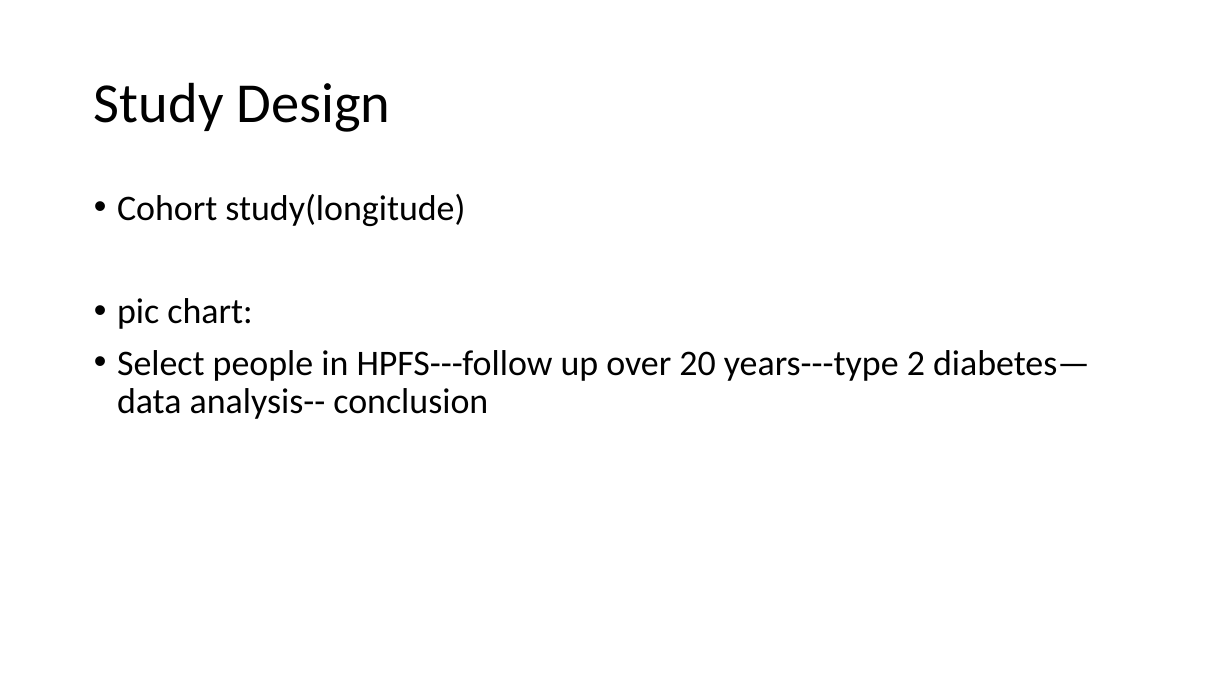
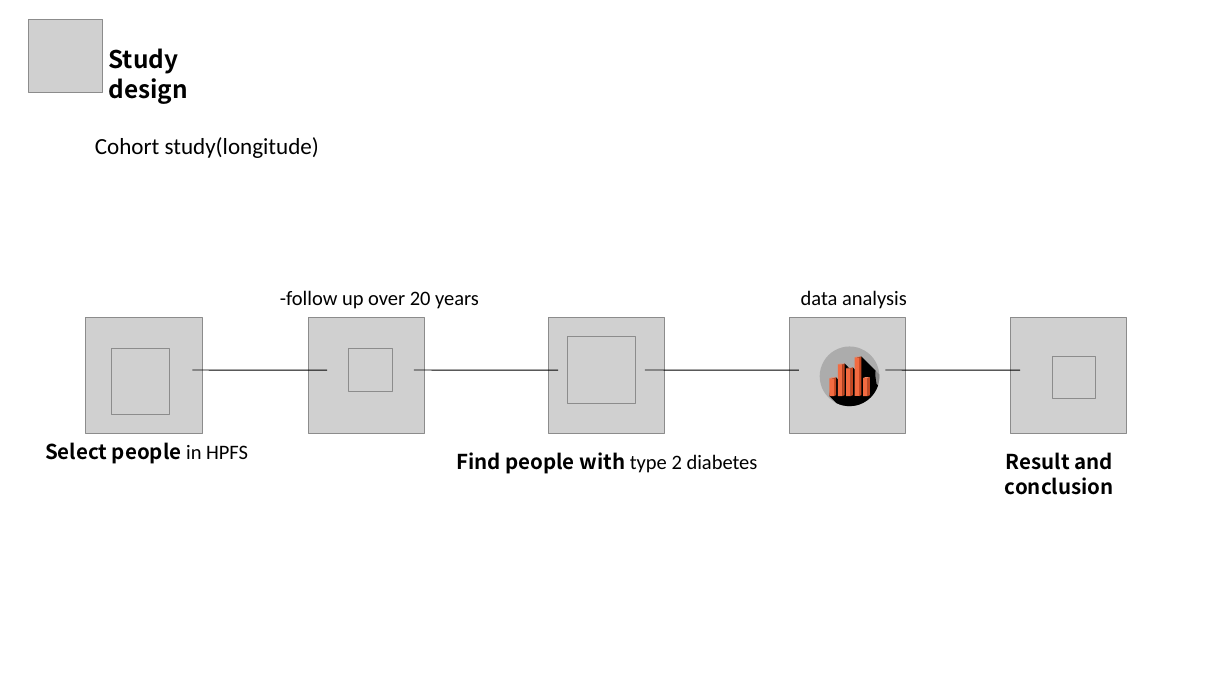
Before and after one commit to fta2112/Epi-Presentation, a slide deck: slide 13 of EpiGroup.pptx. Drawn at 1232x693 pixels with LibreOffice and Linux fonts; fonts in the diff are those of the drawing; grey boxes stand for pictures. Boxes give left, top, right and bottom in pixels: in the first picture for what was removed or moved away, otherwise in the second. Text is boxed around its words. In the diff, an @@ line names an element or a change of style, - is before the commit and + after.

Commit message:
update~

```diff
--- a/EpiGroup.pptx
+++ b/EpiGroup.pptx
@@ picture added at (29,19,103,92) @@
@@ text "Study design" at (109,48,188,104): vertical alignment middle to top @@
@@ text at (109,48,188,104): text changed; size 44 to 19 pt; font Calibri to Noto Sans CJK SC; bold on @@
-Study Design
+Study design
@@ text added at (95,137,319,158), 18 pt, text #000000 @@
+Cohort study(longitude)
@@ text removed at (117,194,1090,419) @@
-• Cohort study(longitude)
-• pic chart:
-• Select people in HPFS---follow up over 20 years---type 2 diabetes—data analysis-- conclusion
@@ text added at (280,290,479,309), 16 pt, text #000000 @@
+-follow up over 20 years
@@ text added at (801,290,907,309), 16 pt, text #000000 @@
+data analysis
@@ picture added at (86,318,202,433) @@
@@ picture added at (308,318,424,433) @@
@@ picture added at (549,318,665,433) @@
@@ picture added at (789,318,906,433) @@
@@ picture added at (1011,318,1128,433) @@
@@ picture added at (112,348,170,414) @@
@@ picture added at (349,348,393,391) @@
@@ picture added at (567,337,636,405) @@
@@ picture added at (1053,356,1096,398) @@
@@ line added from (192, 370) to (327, 371), #000000 0.75 pt @@
@@ line added from (414, 370) to (558, 371), #000000 0.75 pt @@
@@ line added from (645, 370) to (799, 371), #000000 0.75 pt @@
@@ group added at (820,347,880,407): 17 freeform shapes, 1 ellipse @@
@@ line added from (885, 370) to (1020, 371), #000000 0.75 pt @@
@@ text added at (45,442,248,464), 16 pt, text #000000, bold @@
+Select people in HPFS
@@ text added at (456,452,758,474), 16 pt, text #000000, bold @@
+Find people with type 2 diabetes
@@ text added at (1005,452,1114,495), 16 pt, text #000000, bold @@
+Result and conclusion
```
Also in this commit, not shown: 1 other slide changed, 1 slide added, 1 slide removed.
